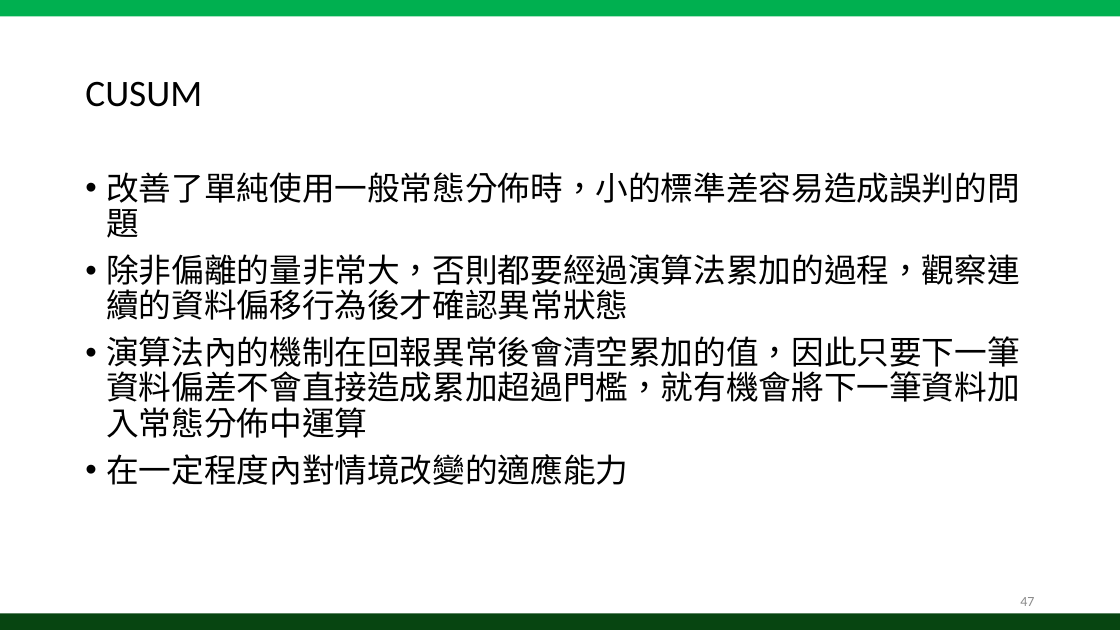
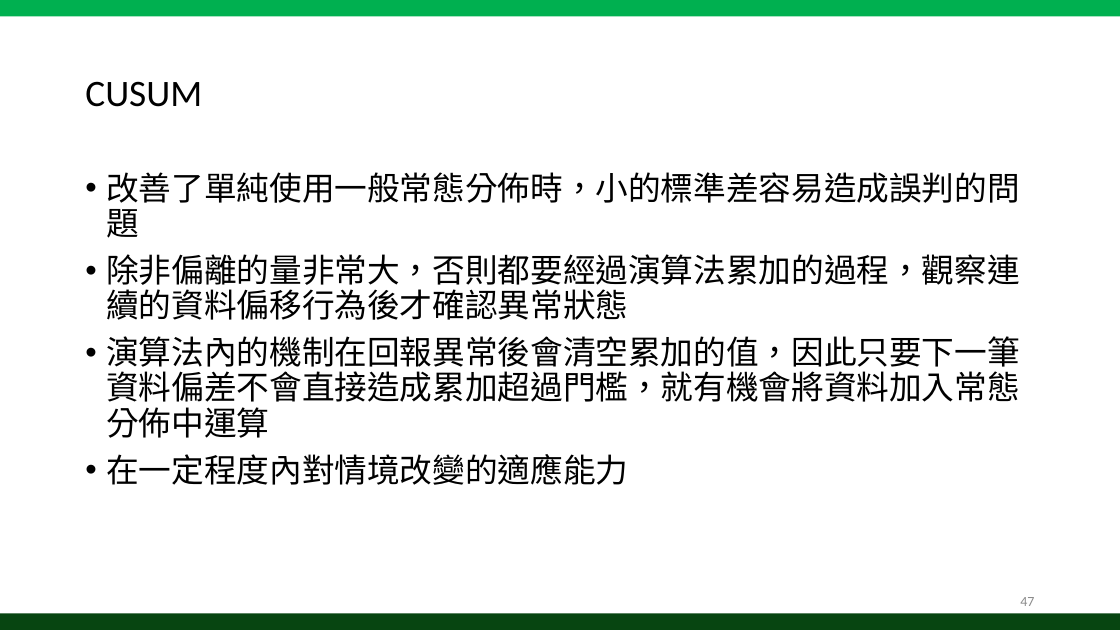
Before and after one commit to tedrong/Paper, a slide deck: slide 47 of Anomaly Detection and Event Alert System for IOT Integrated Management Platform.pptx. Drawn at 1120x630 pixels with LibreOffice and Linux fonts; fonts in the diff are those of the drawing. Boxes give left, top, right and bottom in pixels: in the first picture for what was removed or moved away, otherwise in the second. Text is boxed around its words. In the diff, an @@ line names an element or a change of style, - is before the commit and + after.

Commit message:
ppt

```diff
--- a/Anomaly Detection and Event Alert System for IOT Integrated Management Platform.pptx
+++ b/Anomaly Detection and Event Alert System for IOT Integrated Management Platform.pptx
@@ text at (106,336,1019,438): text changed @@
-• 演算法內的機制在回報異常後會清空累加的值，因此只要下一筆資料偏差不會直接造成累加超過門檻，就有機會將下一筆資料加入常態分佈中運算
+• 演算法內的機制在回報異常後會清空累加的值，因此只要下一筆資料偏差不會直接造成累加超過門檻，就有機會將資料加入常態分佈中運算
```
Also in this commit, not shown: 2 other slides changed.
